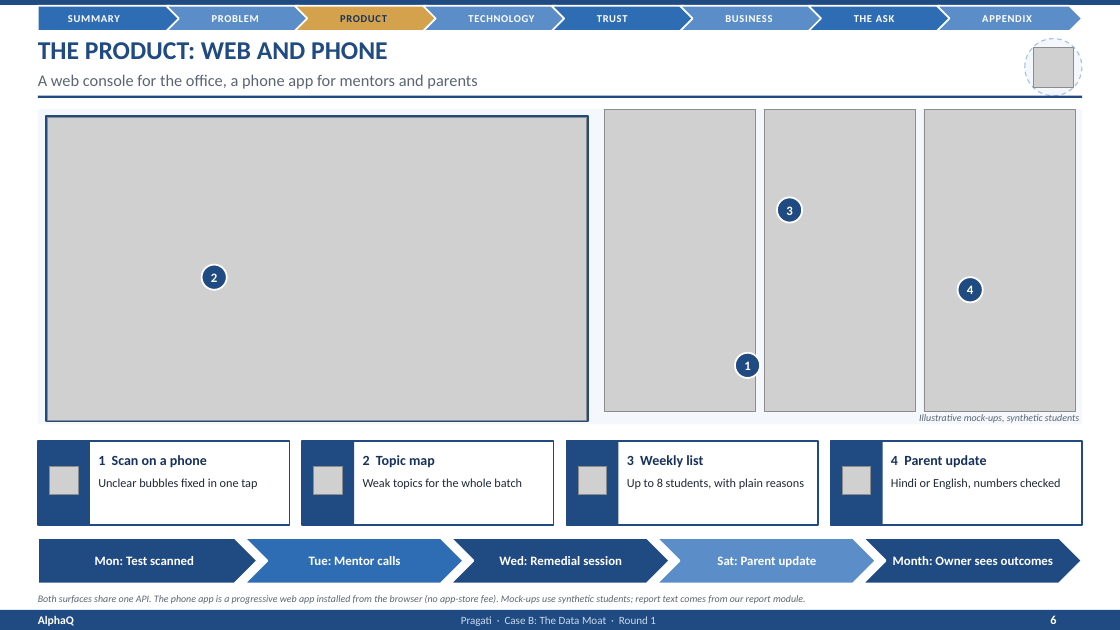
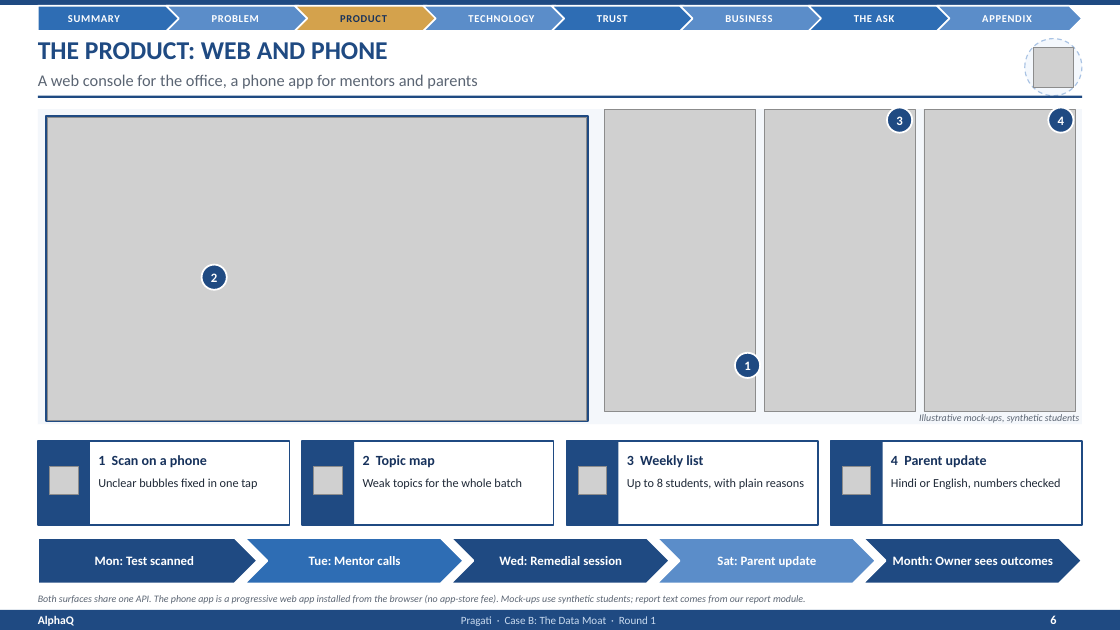
Before and after one commit to AdityaKuranjekar/institute-intelligence-platform, a slide deck: slide 6 of presentation/decks/AlphaQ_CaseB_Round1_COMBINED_v5.pptx. Drawn at 1120x630 pixels with LibreOffice and Linux fonts; fonts in the diff are those of the drawing; grey boxes stand for pictures; background and template pictures are left out. Boxes give left, top, right and bottom in pixels: in the first picture for what was removed or moved away, otherwise in the second. Text is boxed around its words. In the diff, an @@ line names an element or a change of style, - is before the commit and + after.

```diff
--- a/presentation/decks/AlphaQ_CaseB_Round1_COMBINED_v5.pptx
+++ b/presentation/decks/AlphaQ_CaseB_Round1_COMBINED_v5.pptx
@@ text "3": place and size @@
-text "3" at box(786, 206, 792, 215)
+text "3" at box(896, 116, 902, 125)
@@ ellipse: place and size @@
-ellipse at box(777, 197, 802, 223)
+ellipse at box(887, 108, 912, 133)
@@ text "4": place and size @@
-text "4" at box(967, 285, 973, 294)
+text "4" at box(1058, 116, 1064, 125)
@@ ellipse: place and size @@
-ellipse at box(958, 277, 983, 302)
+ellipse at box(1049, 108, 1074, 133)
```
Also in this commit, not shown: 1 other slide changed, 2 other files.
